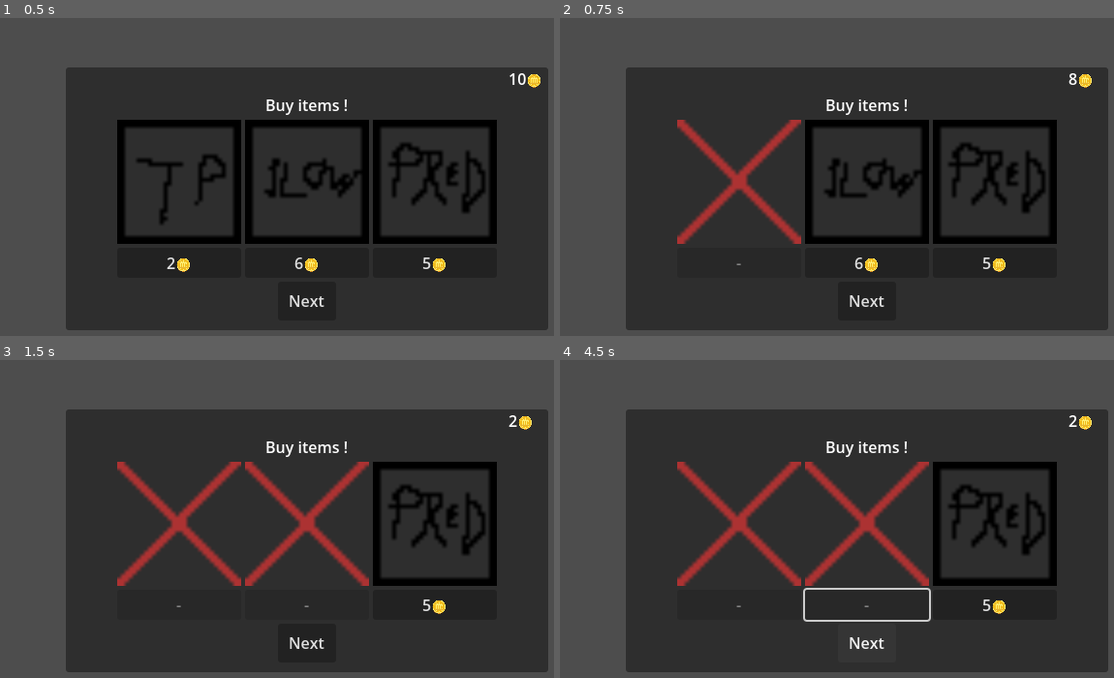
Above: before the commit, frames 1-4 (two rows, left to right).
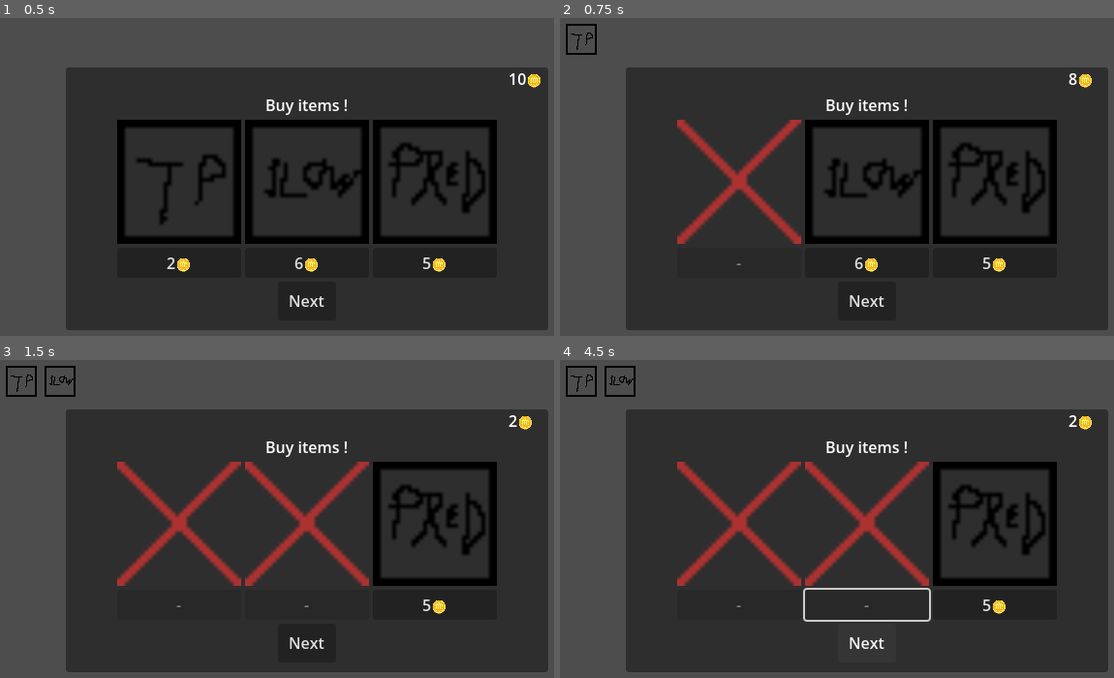
Above: after the commit, the same moments.

Repository: Timeo21/OGJ-8
Game: Godot game, scene res://scenes/tester.tscn
Two runs of this game, one before a commit and one after it. Both use one fixed random seed, a clock stepped at 60 frames per second and the inputs below. This scene is started directly instead of the project's main scene.
Inputs:
- Up to frame 1 (0.5 s): no input
- Up to frame 2 (0.75 s): click "2🪙" at 0.5 s
- Up to frame 3 (1.5 s): click "6🪙" at 1.25 s
- Up to frame 4 (4.5 s): click "5🪙" at 2 s; click "Next" at 2.75 s; click "Next" at 3.5 s; tap Enter at 4.25 s; hold D (right) from 4.28 s (still down)

Frame 1 is identical in both runs. In frame 2, 0.2% of the frame differs, in the area x 1-7%, y 1-12%; in frame 3, 0.3%, in the area x 1-14%, y 1-12%; in frame 4, 0.3%.

Commit message:
add item overlay

Diff:
--- a/project.godot
+++ b/project.godot
@@ -20,6 +20,7 @@
 Utils="*uid://ca7bwtdpp3efo"
 GameState="*uid://b1bak7uwrhm7r"
 TransitionPlayer="*uid://bhs4pxnv1bdaf"
+SignalBus="*uid://cbv50l1h8rk8e"
 
 [display]
 
--- a/ressources/items/freeze.tres
+++ b/ressources/items/freeze.tres
@@ -1,7 +1,7 @@
 [gd_resource type="Resource" script_class="GameItem" format=3 uid="uid://blpavuwiwmdih"]
 
 [ext_resource type="Script" uid="uid://dxnf2wjrm02" path="res://scripts/GameItem.gd" id="1_6ybte"]
-[ext_resource type="Texture2D" uid="uid://1jawovqmqmlb" path="res://assets/tmp_icons/freeze.png" id="1_7imyc"]
+[ext_resource type="Texture2D" uid="uid://ykldqlcc6ccb" path="res://assets/final_icons/freeze.png" id="1_7imyc"]
 
 [resource]
 script = ExtResource("1_6ybte")
--- /dev/null
+++ b/scenes/item_container.tscn
@@ -0,0 +1,30 @@
+[gd_scene format=3 uid="uid://bixjhjf5ml0jo"]
+
+[ext_resource type="Script" uid="uid://6xlvwjghg7gi" path="res://scripts/item_container.gd" id="1_n11ee"]
+
+[node name="ItemConatiner" type="MarginContainer" unique_id=955788831 node_paths=PackedStringArray("text_rec")]
+anchors_preset = 8
+anchor_left = 0.5
+anchor_top = 0.5
+anchor_right = 0.5
+anchor_bottom = 0.5
+offset_left = -2.0
+offset_top = -2.0
+offset_right = 2.0
+offset_bottom = 2.0
+grow_horizontal = 2
+grow_vertical = 2
+theme_override_constants/margin_left = 2
+theme_override_constants/margin_top = 2
+theme_override_constants/margin_right = 2
+theme_override_constants/margin_bottom = 2
+script = ExtResource("1_n11ee")
+text_rec = NodePath("CenterContainer/TextureRect")
+
+[node name="CenterContainer" type="CenterContainer" parent="." unique_id=1896865042]
+layout_mode = 2
+
+[node name="TextureRect" type="TextureRect" parent="CenterContainer" unique_id=960386657]
+custom_minimum_size = Vector2(32, 32)
+layout_mode = 2
+stretch_mode = 2
--- /dev/null
+++ b/scenes/item_overlay.tscn
@@ -0,0 +1,32 @@
+[gd_scene format=3 uid="uid://3n24msgoysxt"]
+
+[ext_resource type="Script" uid="uid://spgsbhm53r4g" path="res://scripts/item_overlay.gd" id="1_n0ejr"]
+[ext_resource type="PackedScene" uid="uid://bixjhjf5ml0jo" path="res://scenes/item_container.tscn" id="2_8dcf4"]
+
+[node name="ItemOverlay" type="Control" unique_id=1326312432 node_paths=PackedStringArray("item_stacker")]
+layout_mode = 3
+anchors_preset = 15
+anchor_right = 1.0
+anchor_bottom = 1.0
+grow_horizontal = 2
+grow_vertical = 2
+script = ExtResource("1_n0ejr")
+item_container_scene = ExtResource("2_8dcf4")
+item_stacker = NodePath("MarginContainer/HBoxContainer")
+
+[node name="MarginContainer" type="MarginContainer" parent="." unique_id=1556390037]
+layout_mode = 1
+offset_right = 40.0
+offset_bottom = 40.0
+theme_override_constants/margin_left = 4
+theme_override_constants/margin_top = 4
+
+[node name="HBoxContainer" type="HBoxContainer" parent="MarginContainer" unique_id=1994198584]
+layout_mode = 2
+
+[node name="Timer" type="Timer" parent="." unique_id=1017257234]
+wait_time = 0.1
+one_shot = true
+autostart = true
+
+[connection signal="timeout" from="Timer" to="." method="_on_timer_timeout"]
--- a/scenes/main.tscn
+++ b/scenes/main.tscn
@@ -36,8 +36,9 @@
 [node name="Gameplay" type="Node" parent="." unique_id=258947638]
 
 [node name="Camera2D" type="Camera2D" parent="Gameplay" unique_id=1904801016]
-position = Vector2(0, 5)
+position = Vector2(319, 181)
 enabled = false
+limit_enabled = false
 limit_left = -340
 limit_top = -180
 limit_right = 320
@@ -45,9 +46,9 @@
 script = ExtResource("1_o5qli")
 
 [node name="Fish" parent="Gameplay" unique_id=2065414123 instance=ExtResource("2_0wfyh")]
-position = Vector2(-14, 14)
+position = Vector2(304, 180)
 speed_angular = 200.0
 speed = 100.0
 
 [node name="Cursor" parent="Gameplay" unique_id=29777647 instance=ExtResource("3_sugp2")]
-position = Vector2(-316, -139)
+position = Vector2(332, 65)
--- a/scenes/tester.tscn
+++ b/scenes/tester.tscn
@@ -3,6 +3,7 @@
 [ext_resource type="Script" uid="uid://cuicj3e1jp8ah" path="res://scripts/tester.gd" id="1_mnnv6"]
 [ext_resource type="PackedScene" uid="uid://cr0l7sl7l4gtu" path="res://scenes/day_summary_panel.tscn" id="2_qt16s"]
 [ext_resource type="PackedScene" uid="uid://dot5nw3cee6xr" path="res://scenes/buy_panel.tscn" id="3_m6jnb"]
+[ext_resource type="PackedScene" uid="uid://3n24msgoysxt" path="res://scenes/item_overlay.tscn" id="4_0hq0q"]
 
 [node name="Tester" type="Node" unique_id=90102652]
 script = ExtResource("1_mnnv6")
@@ -13,3 +14,6 @@
 
 [node name="BuyPanel" parent="." unique_id=2124875960 instance=ExtResource("3_m6jnb")]
 visible = false
+
+[node name="ItemOverlay" parent="." unique_id=1326312432 instance=ExtResource("4_0hq0q")]
+mouse_filter = 2
--- a/scenes/transition_manager.tscn
+++ b/scenes/transition_manager.tscn
@@ -1,6 +1,6 @@
 [gd_scene format=3 uid="uid://bhs4pxnv1bdaf"]
 
-[ext_resource type="Script" uid="uid://muy6y0cpegrr" path="res://scripts/transition_manager.gd" id="1_nk83w"]
+[ext_resource type="Script" uid="uid://muy6y0cpegrr" path="res://scripts/singletons/transition_manager.gd" id="1_nk83w"]
 [ext_resource type="Shader" uid="uid://bs2dd2a6b38cn" path="res://shaders/transition_manager.gdshader" id="2_sb1xu"]
 
 [sub_resource type="ShaderMaterial" id="ShaderMaterial_t501d"]
--- a/scripts/buy_panel.gd
+++ b/scripts/buy_panel.gd
@@ -42,6 +42,7 @@
 	var idx: int = GameState.item_pool.find(selected)
 	GameState.item_pool.remove_at(idx)
 	GameState.owned_items.push_back(selected)
+	SignalBus.items_updated.emit()
 
 	images[pos].texture = out_of_stock_img
 	buy_buttons[pos].text =  "-"
--- /dev/null
+++ b/scripts/item_container.gd
@@ -0,0 +1,7 @@
+class_name ItemContainer
+extends MarginContainer
+
+@export var text_rec: TextureRect
+
+func get_texture() -> TextureRect:
+	return text_rec
--- /dev/null
+++ b/scripts/item_overlay.gd
@@ -0,0 +1,23 @@
+extends Control
+
+@export var item_container_scene: PackedScene
+@export var item_stacker: HBoxContainer
+
+func _init() -> void:
+	SignalBus.items_updated.connect(load_overlay)
+
+func load_overlay() -> void:
+	for n in item_stacker.get_children():
+		item_stacker.remove_child(n)
+		n.queue_free()
+
+	var db: Dictionary[Utils.ItemId, GameItem] = GameState.item_db
+	for id in GameState.owned_items:
+		var game_item: GameItem = db[id]
+		var new_container: ItemContainer = item_container_scene.instantiate() as ItemContainer
+		item_stacker.add_child(new_container)
+		new_container.get_texture().texture = game_item.image
+
+
+func _on_timer_timeout() -> void:
+	load_overlay()
--- /dev/null
+++ b/scripts/singletons/signal_bus.gd
@@ -0,0 +1,3 @@
+extends Node
+
+signal items_updated
Not shown, added: scripts/item_container.gd.uid
Not shown, added: scripts/item_overlay.gd.uid
Renamed: scripts/game_state.gd -> scripts/singletons/game_state.gd
Renamed: scripts/game_state.gd.uid -> scripts/singletons/game_state.gd.uid
Not shown, added: scripts/singletons/signal_bus.gd.uid
Renamed: scripts/transition_manager.gd -> scripts/singletons/transition_manager.gd
Renamed: scripts/transition_manager.gd.uid -> scripts/singletons/transition_manager.gd.uid
Renamed: scripts/utils.gd -> scripts/singletons/utils.gd
Renamed: scripts/utils.gd.uid -> scripts/singletons/utils.gd.uid
